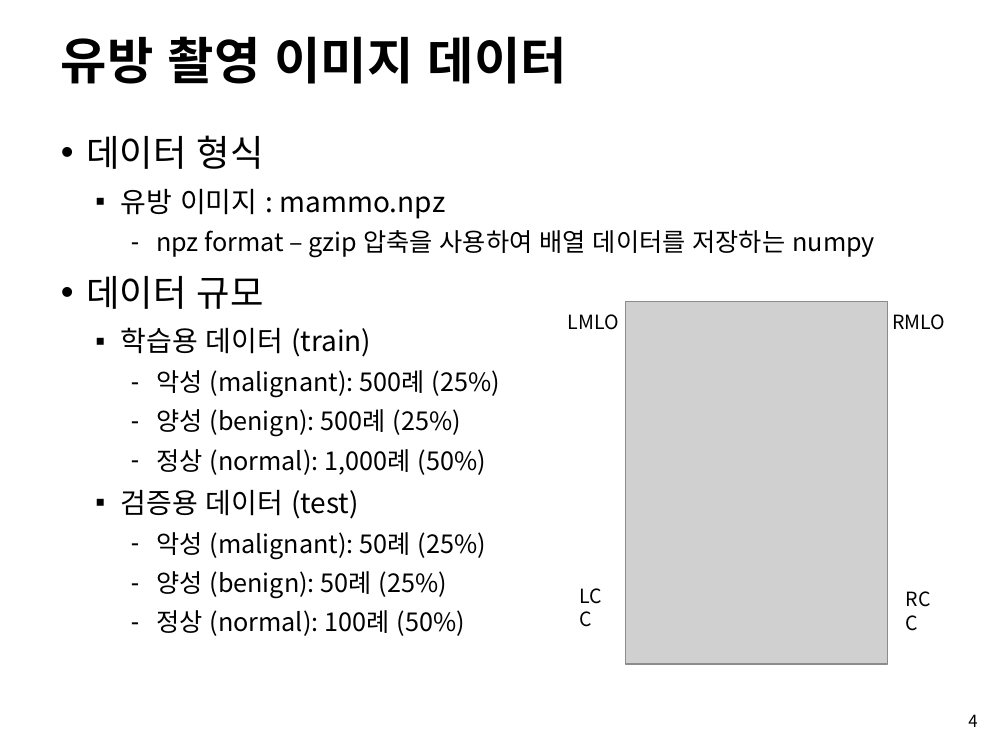
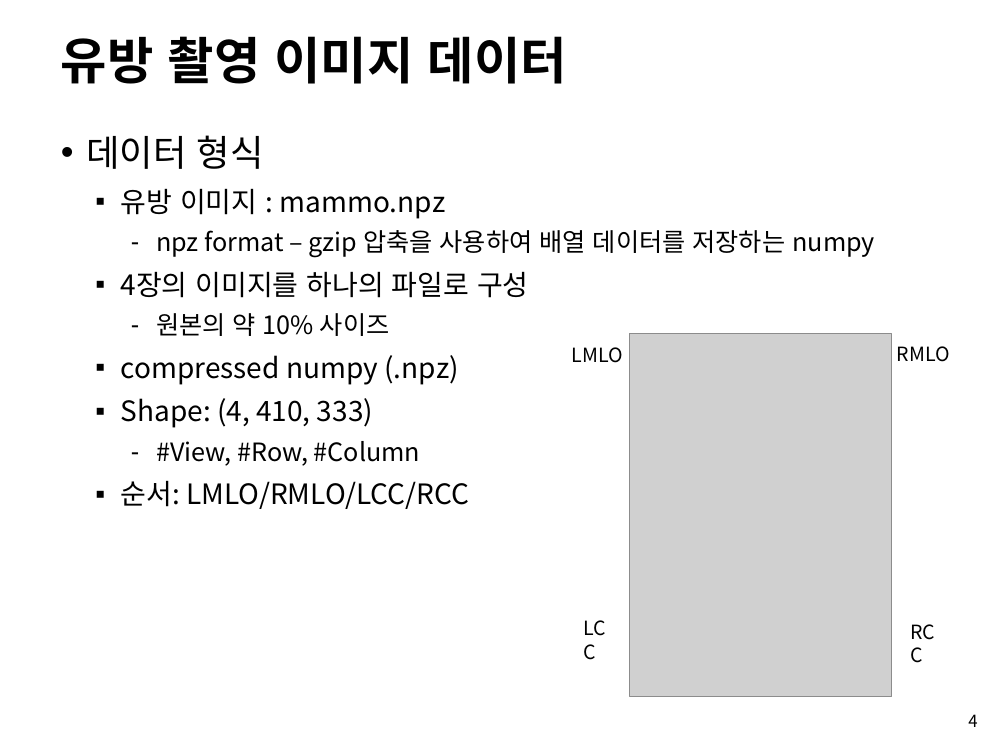
Before and after one commit to nccaiteam/KHD2019_MAMMO, a slide deck: slide 4 of introduction.pptx. Drawn at 1008x756 pixels with LibreOffice and Linux fonts; fonts in the diff are those of the drawing; grey boxes stand for pictures; background and template pictures are left out. Boxes give left, top, right and bottom in pixels: in the first picture for what was removed or moved away, otherwise in the second. Text is boxed around its words. In the diff, an @@ line names an element or a change of style, - is before the commit and + after.

```diff
--- a/introduction.pptx
+++ b/introduction.pptx
@@ text at (121,271,529,509): text changed; size 18 to 20 pt @@
-• 데이터 규모
-  ▪ 학습용 데이터 (train)
-    – 악성 (malignant): 500례 (25%)
-    – 양성 (benign): 500례 (25%)
-    – 정상 (normal): 1,000례 (50%)
-  ▪ 검증용 데이터 (test)
-    – 악성 (malignant): 50례 (25%)
-    – 양성 (benign): 50례 (25%)
-    – 정상 (normal): 100례 (50%)
+  ▪ 4장의 이미지를 하나의 파일로 구성
+    – 원본의 약 10% 사이즈
+  ▪ compressed numpy (.npz)
+  ▪ Shape: (4, 410, 333)
+    – #View, #Row, #Column
+  ▪ 순서: LMLO/RMLO/LCC/RCC
@@ text "LCC" rewrapped from (570,579,623,613) to (186,481,469,509) @@
@@ 3 texts, 1 picture: place and size @@
-3 texts, 1 picture at (567,301,953,664)
+3 texts, 1 picture at (572,334,957,697)
```
Also in this commit, not shown: 2 other slides changed, 2 other files.
